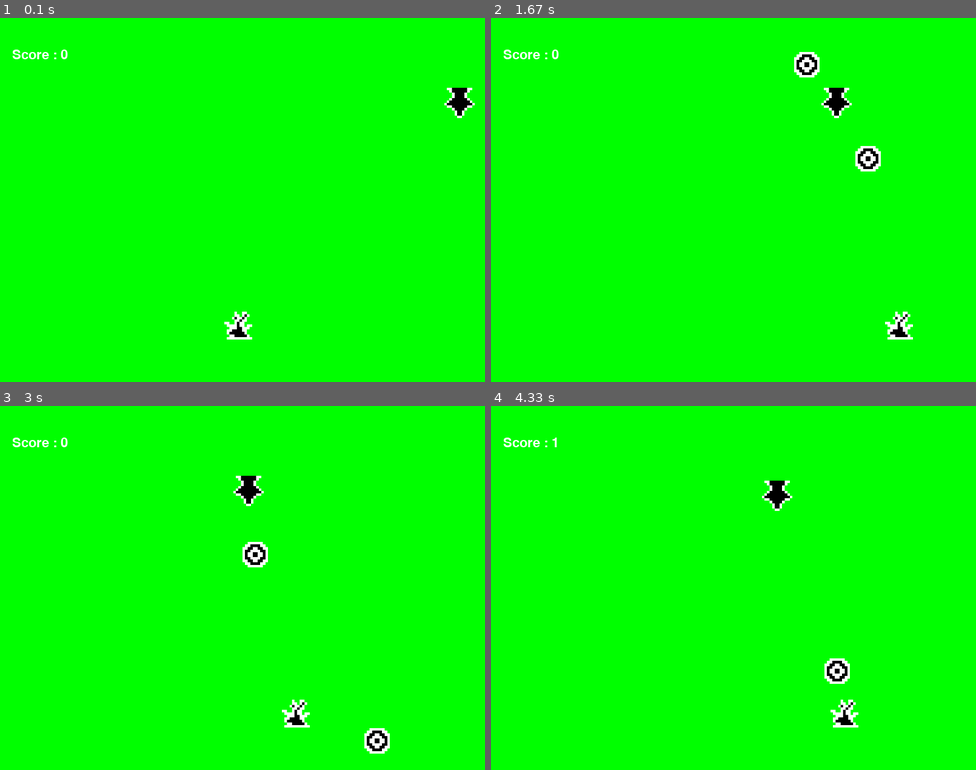
Above: before the commit, frames 1-4 (two rows, left to right).
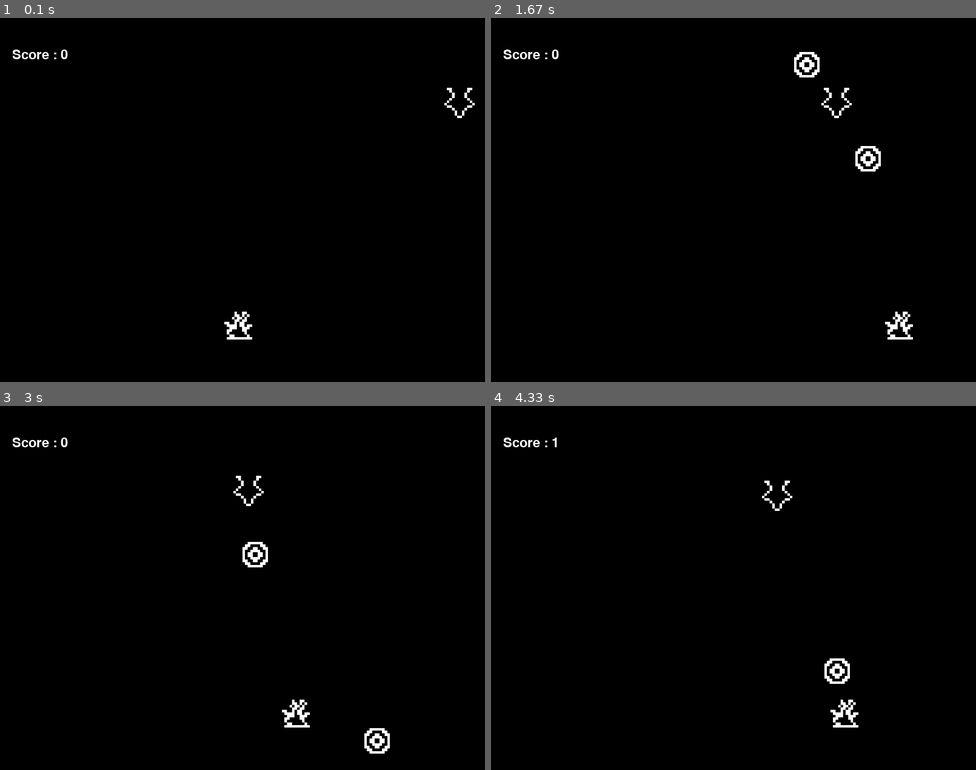
Above: after the commit, the same moments.

Repository: NicociN1/pygame-invaders-game
Game: pygame game, started from main.py
Same seed, same stepped clock (60 frames per second), same inputs: the game is played once before the commit and once after it.
Inputs:
- Up to frame 1 (0.1 s): no input
- Up to frame 2 (1.67 s): tap Space at 0.33, 0.73, 1.03, 1.23, 1.53 s; hold Right 0.67-1.13 s; hold Right 1.17-1.63 s
- Up to frame 3 (3 s): hold Left 1.67-2.2 s; tap Space at 1.73, 2.03, 2.3, 2.6, 2.73 s; hold Left 2.23-2.63 s; hold Right from 2.67 s (still down)
- Up to frame 4 (4.33 s): tap Space at 3.03, 3.4, 3.7, 3.9, 4.2 s; release Right at 3.3 s; hold Left 3.33-3.8 s; hold Right 3.83-4.3 s

The runs differ from the first frame. In frame 1, 99% of the frame differs, in the area x 0-100%, y 0-100%; in frame 2, 99%; in frame 3, 99%; in frame 4, 99%.

Commit message:
fix: 🐛 Rename folder from assets to libs

Diff:
--- a/main.py
+++ b/main.py
@@ -9,11 +9,11 @@
 
 pygame.init()
 
-PLAYER_PATH = "assets/player.png"
-BULLET_PATH = "assets/bullet.png"
-ENEMY_PATH = "assets/enemy.png"
-BGM_PATH = "assets/background.wav"
-LASER_SOUND_PATH = "assets/laser.wav"
+PLAYER_PATH = "libs/player.png"
+BULLET_PATH = "libs/bullet.png"
+ENEMY_PATH = "libs/enemy.png"
+BGM_PATH = "libs/background.wav"
+LASER_SOUND_PATH = "libs/laser.wav"
 
 WIDTH = 800
 HEIGHT = 600
@@ -90,7 +90,7 @@
     gameOver = False
 
     while endFlag == False:
-        screen.fill((0, 255, 0))
+        screen.fill((0, 0, 0))
 
         for event in pygame.event.get():
             if event.type == pygame.QUIT:
Renamed: assets/bullet.png -> libs/bullet.png
Renamed: assets/enemy.png -> libs/enemy.png
Renamed: assets/player.png -> libs/player.png
Not shown, added: libs/background.wav
Not shown, added: libs/laser.wav
